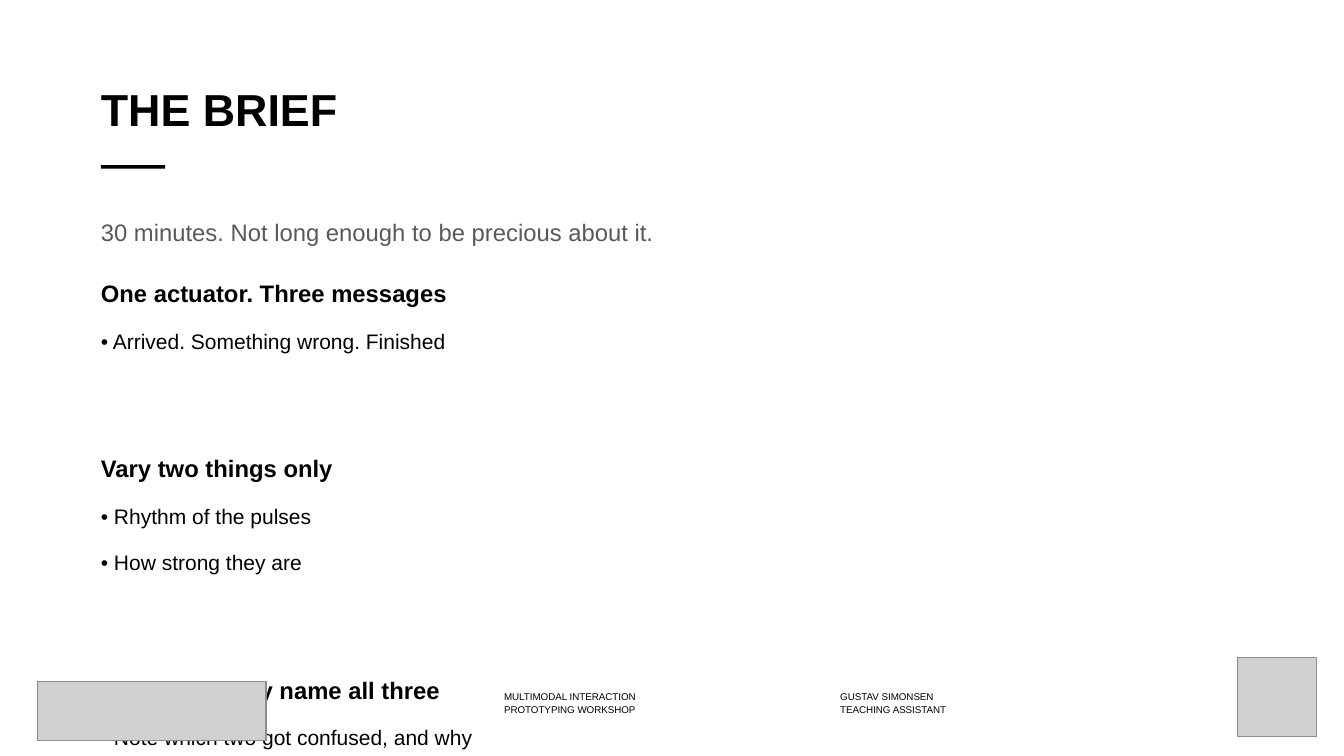
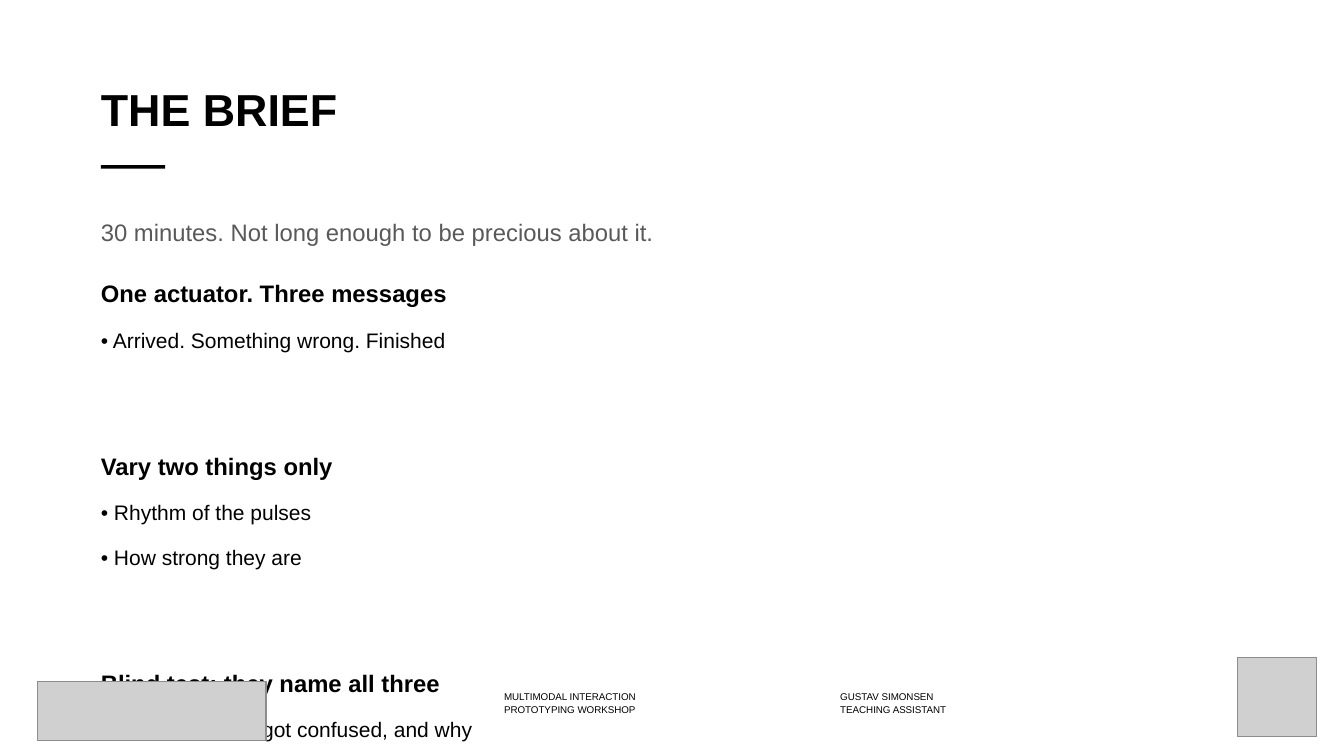
Before and after one commit to labtools-au/multimodal-actuator-workshop, a slide deck: slide 13 of docs/multimodal-actuator-workshop.pptx (slide 20 before the commit). Drawn at 1344x756 pixels with LibreOffice and Linux fonts; fonts in the diff are those of the drawing; grey boxes stand for pictures; background and template pictures are left out. Boxes give left, top, right and bottom in pixels: in the first picture for what was removed or moved away, otherwise in the second. Text is boxed around its words. In the diff, an @@ line names an element or a change of style, - is before the commit and + after.

```diff
--- a/docs/multimodal-actuator-workshop.pptx
+++ b/docs/multimodal-actuator-workshop.pptx
@@ text at box(101, 284, 472, 742): less space between paragraphs @@
```
Also in this commit, not shown: 9 other slides changed, 1 slide added, 8 slides removed, 6 other files.
